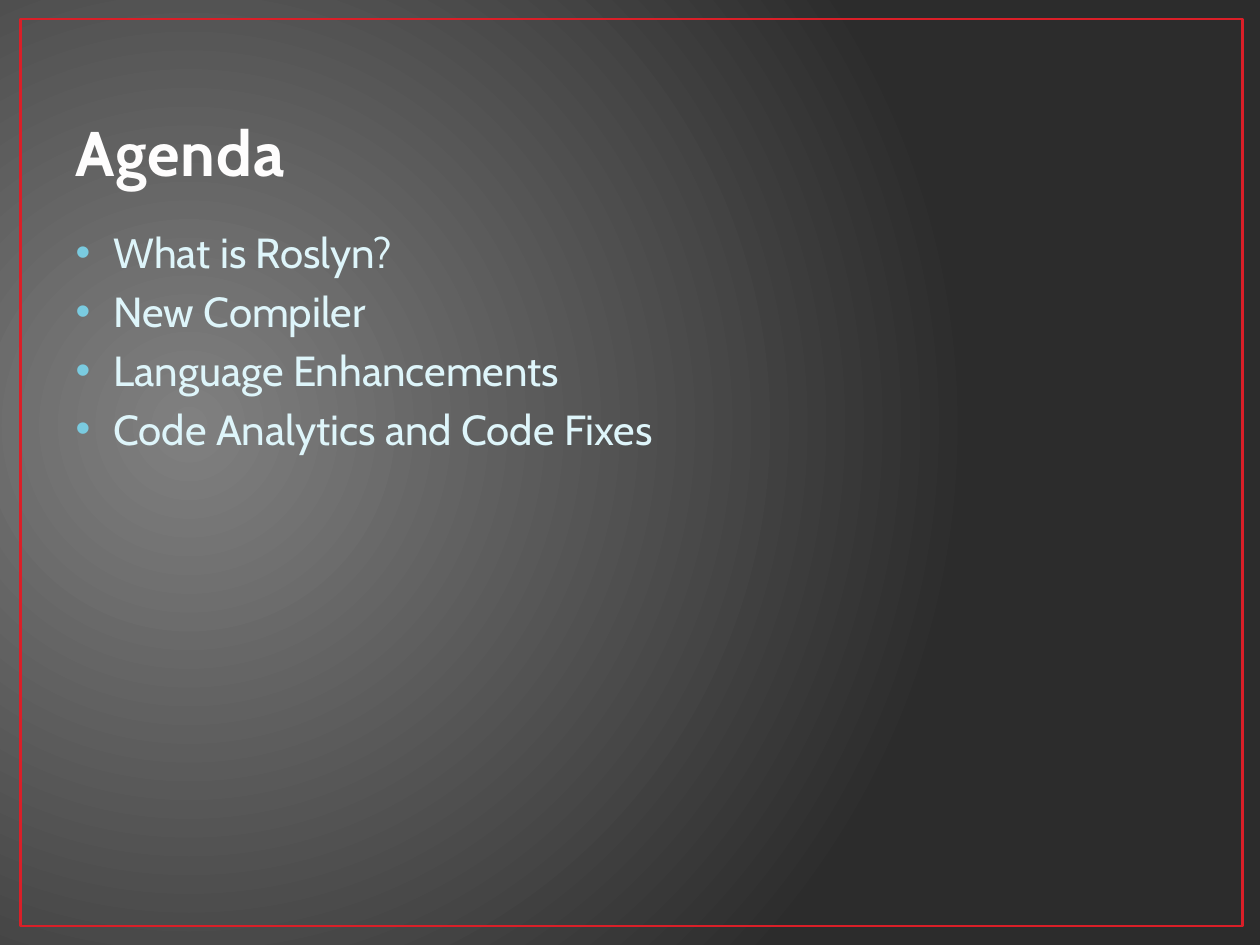
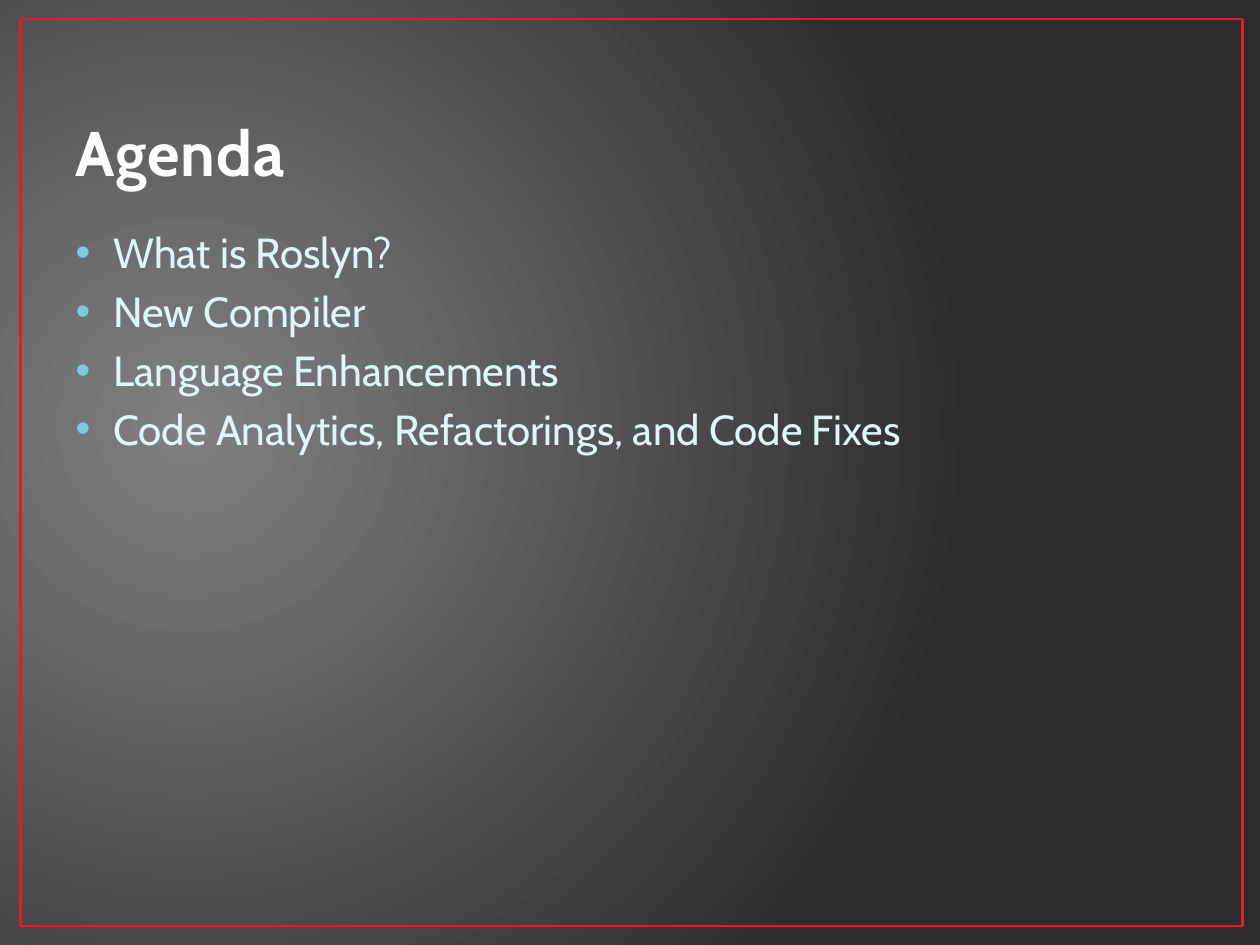
Before and after one commit to jwooley/RoslynAndYou, a slide deck: slide 2 of RoslynAndYou.pptx. Drawn at 1260x945 pixels with LibreOffice and Linux fonts; fonts in the diff are those of the drawing. Boxes give left, top, right and bottom in pixels: in the first picture for what was removed or moved away, otherwise in the second. Text is boxed around its words. In the diff, an @@ line names an element or a change of style, - is before the commit and + after.

```diff
--- a/RoslynAndYou.pptx
+++ b/RoslynAndYou.pptx
@@ text at <box>113,413,901,455</box>: text changed @@
-• Code Analytics and Code Fixes
+• Code Analytics, Refactorings, and Code Fixes
```
Also in this commit, not shown: 5 other slides changed.
